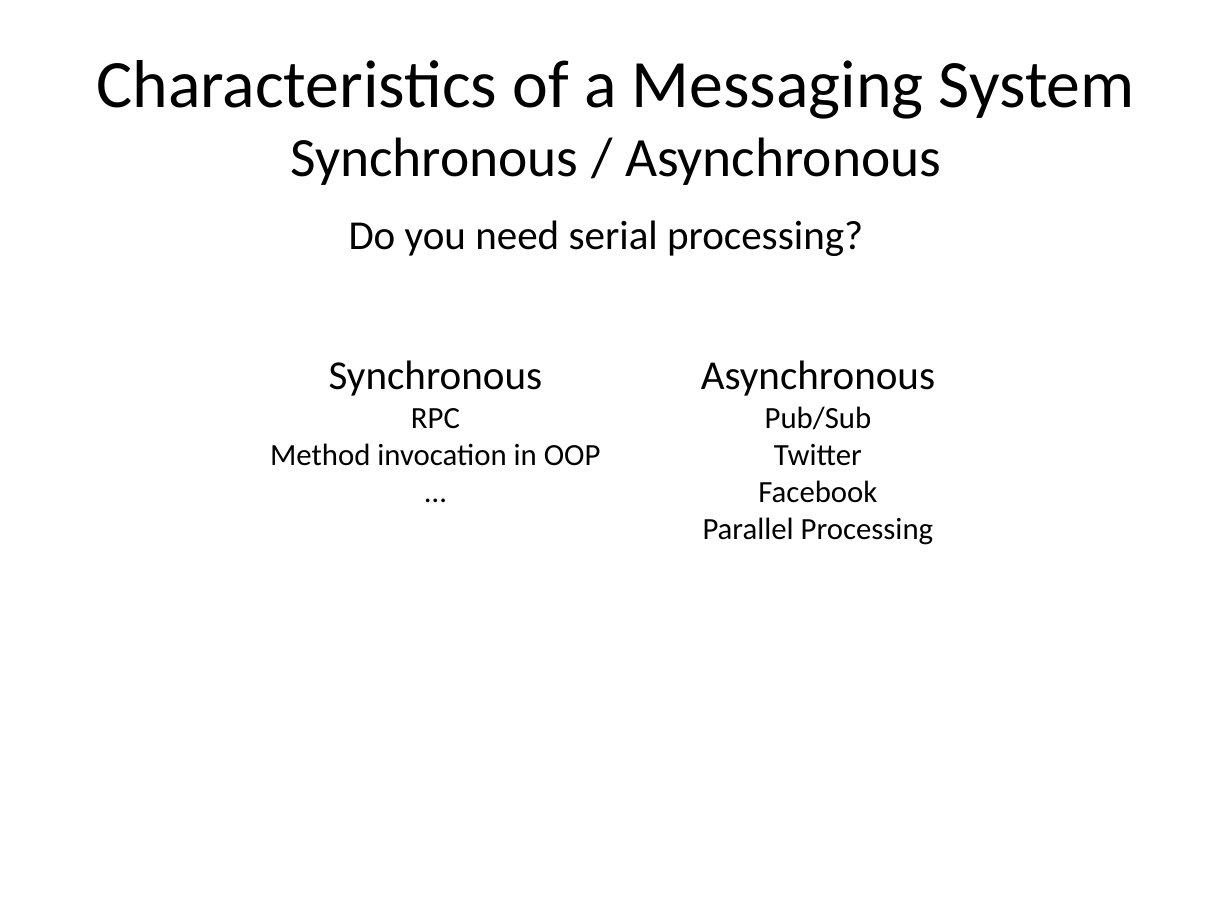
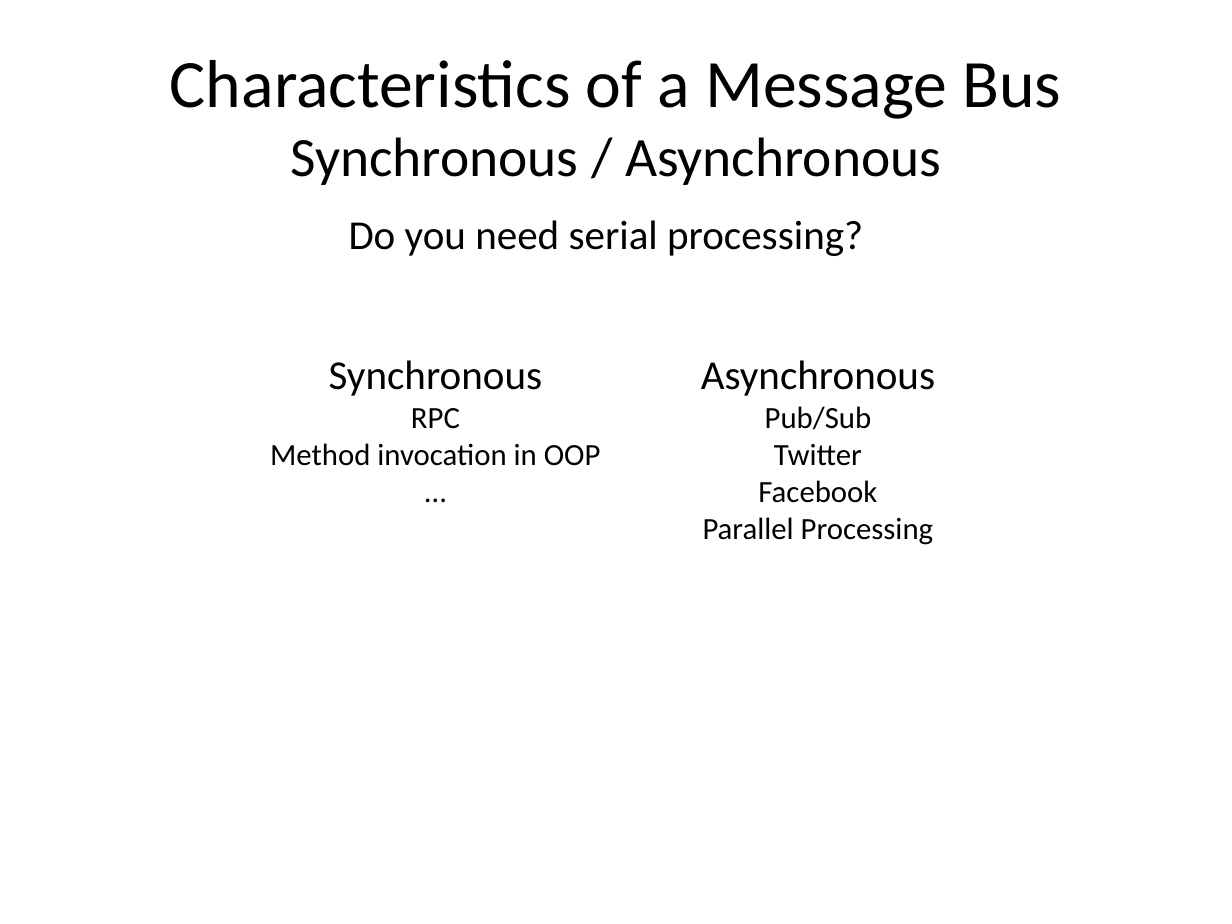
Before and after one commit to meadoch1/practical_messaging, a slide deck: slide 17 of Practical Messaging.pptx (slide 14 before the commit). Drawn at 1232x924 pixels with LibreOffice and Linux fonts; fonts in the diff are those of the drawing. Boxes give left, top, right and bottom in pixels: in the first picture for what was removed or moved away, otherwise in the second. Text is boxed around its words. In the diff, an @@ line names an element or a change of style, - is before the commit and + after.

```diff
--- a/Practical Messaging.pptx
+++ b/Practical Messaging.pptx
@@ title at (x1=170, y1=60, x2=1062, y2=185): text changed @@
-Characteristics of a Messaging System
-Synchronous / Asynchronous
+Characteristics of a Message Bus
+Synchronous / Asynchronous
```
Also in this commit, not shown: 23 other slides changed, 7 slides added, 1 other file.
